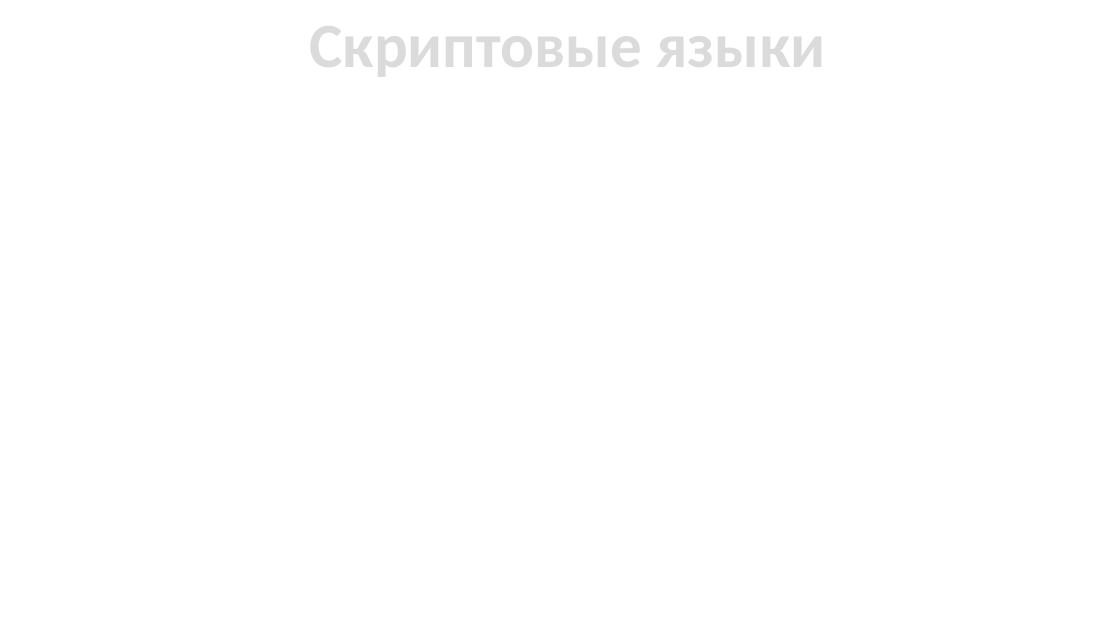
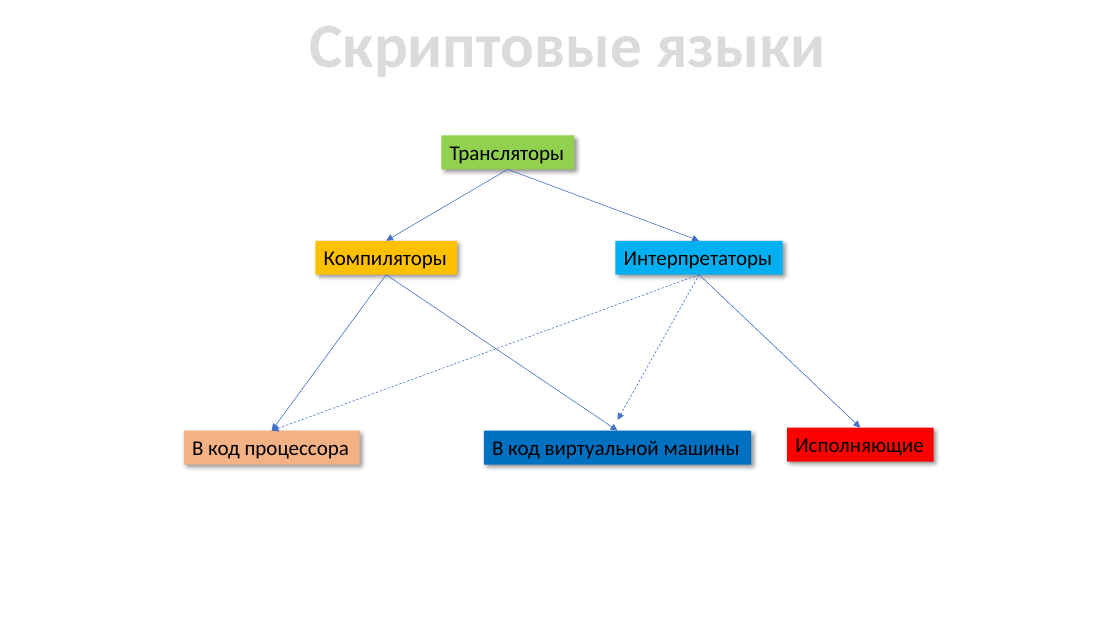
Before and after one commit to ukoloff/cfgram, a slide deck: slide 14 of slides/01 Intro.pptx. Drawn at 1120x630 pixels with LibreOffice and Linux fonts; fonts in the diff are those of the drawing. Boxes give left, top, right and bottom in pixels: in the first picture for what was removed or moved away, otherwise in the second. Text is boxed around its words. In the diff, an @@ line names an element or a change of style, - is before the commit and + after.

Commit message:
Finish #1

```diff
--- a/slides/01 Intro.pptx
+++ b/slides/01 Intro.pptx
@@ rectangle added at bbox=[442, 135, 575, 169], fill #92D050, 18 pt, text #000000 @@
+Трансляторы
@@ arrow added from (508, 170) to (386, 241), #4472C4 0.5 pt @@
@@ arrow added from (508, 170) to (699, 241), #4472C4 0.5 pt @@
@@ rectangle added at bbox=[316, 241, 457, 275], fill #FFC000, 18 pt, text #000000 @@
+Компиляторы
@@ rectangle added at bbox=[616, 241, 783, 275], fill #00B0F0, 18 pt, text #000000 @@
+Интерпретаторы
@@ arrow added from (386, 275) to (271, 431), #4472C4 0.5 pt @@
@@ arrow added from (699, 275) to (271, 431), #4472C4 0.5 pt dashed @@
@@ arrow added from (386, 275) to (618, 431), #4472C4 0.5 pt @@
@@ arrow added from (699, 275) to (618, 420), #4472C4 0.5 pt dashed @@
@@ arrow added from (699, 275) to (860, 428), #4472C4 0.5 pt @@
@@ rectangle added at bbox=[184, 431, 360, 465], fill #F4B183, 18 pt, text #000000 @@
+В код процессора
@@ rectangle added at bbox=[484, 431, 751, 465], fill #0070C0, 18 pt, text #000000 @@
+В код виртуальной машины
@@ rectangle added at bbox=[787, 428, 934, 461], fill #FF0000, 18 pt, text #000000 @@
+Исполняющие
```
Also in this commit, not shown: 14 other slides changed, 1 slide added, 1 slide removed.
